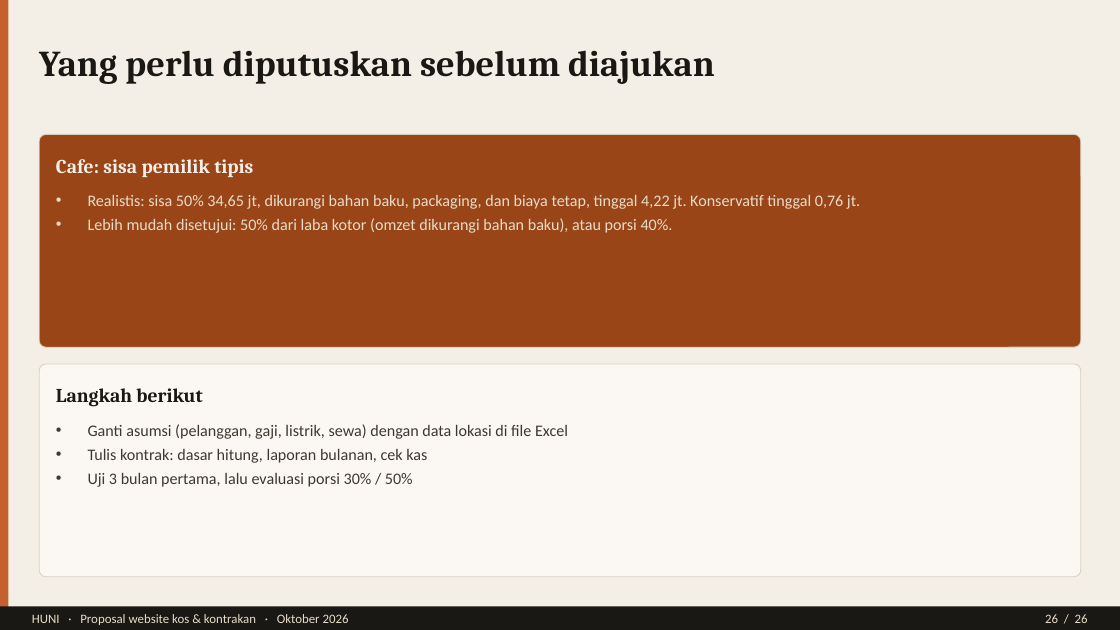
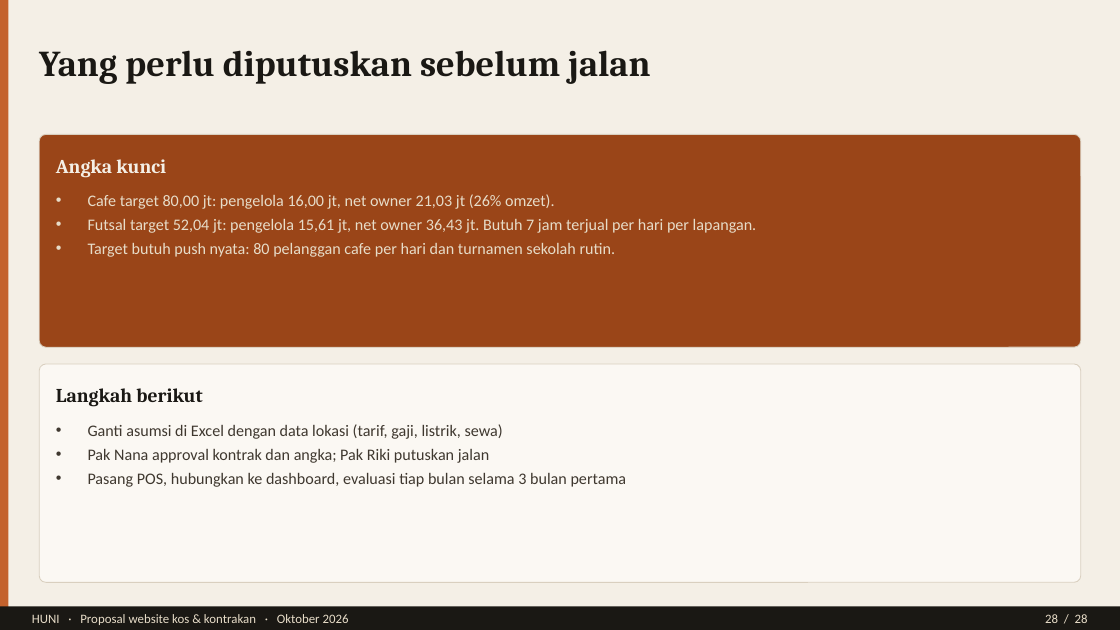
Before and after one commit to Luckywar123/Huni-porto, a slide deck: slide 28 of public/pitch/HUNI-Pitch-Deck-Lengkap.pptx (slide 26 before the commit). Drawn at 1120x630 pixels with LibreOffice and Linux fonts; fonts in the diff are those of the drawing. Boxes give left, top, right and bottom in pixels: in the first picture for what was removed or moved away, otherwise in the second. Text is boxed around its words. In the diff, an @@ line names an element or a change of style, - is before the commit and + after.

```diff
--- a/public/pitch/HUNI-Pitch-Deck-Lengkap.pptx
+++ b/public/pitch/HUNI-Pitch-Deck-Lengkap.pptx
@@ text at <box>39,50,650,84</box>: text changed @@
-Yang perlu diputuskan sebelum diajukan
+Yang perlu diputuskan sebelum jalan
@@ text at <box>56,159,166,177</box>: text changed @@
-Cafe: sisa pemilik tipis
+Angka kunci
@@ text at <box>88,194,757,257</box>: text changed @@
-• Realistis: sisa 50% 34,65 jt, dikurangi bahan baku, packaging, dan biaya tetap, tinggal 4,22 jt. Konservatif tinggal 0,76 jt.
-• Lebih mudah disetujui: 50% dari laba kotor (omzet dikurangi bahan baku), atau porsi 40%.
+• Cafe target 80,00 jt: pengelola 16,00 jt, net owner 21,03 jt (26% omzet).
+• Futsal target 52,04 jt: pengelola 15,61 jt, net owner 36,43 jt. Butuh 7 jam terjual per hari per lapangan.
+• Target butuh push nyata: 80 pelanggan cafe per hari dan turnamen sekolah rutin.
@@ rounded rectangle: place and size @@
-rounded rectangle at <box>39,364,1081,576</box>
+rounded rectangle at <box>39,364,1081,582</box>
@@ rounded rectangle at <box>39,364,1081,582</box>: proportions changed @@
@@ text at <box>88,424,627,487</box>: text changed @@
-• Ganti asumsi (pelanggan, gaji, listrik, sewa) dengan data lokasi di file Excel
-• Tulis kontrak: dasar hitung, laporan bulanan, cek kas
-• Uji 3 bulan pertama, lalu evaluasi porsi 30% / 50%
+• Ganti asumsi di Excel dengan data lokasi (tarif, gaji, listrik, sewa)
+• Pak Nana approval kontrak dan angka; Pak Riki putuskan jalan
+• Pasang POS, hubungkan ke dashboard, evaluasi tiap bulan selama 3 bulan pertama
@@ text at <box>1045,614,1088,623</box>: text changed @@
-26 / 26
+28 / 28
```
Also in this commit, not shown: 23 other slides changed, 3 slides added, 1 slide removed, 3 other files.
